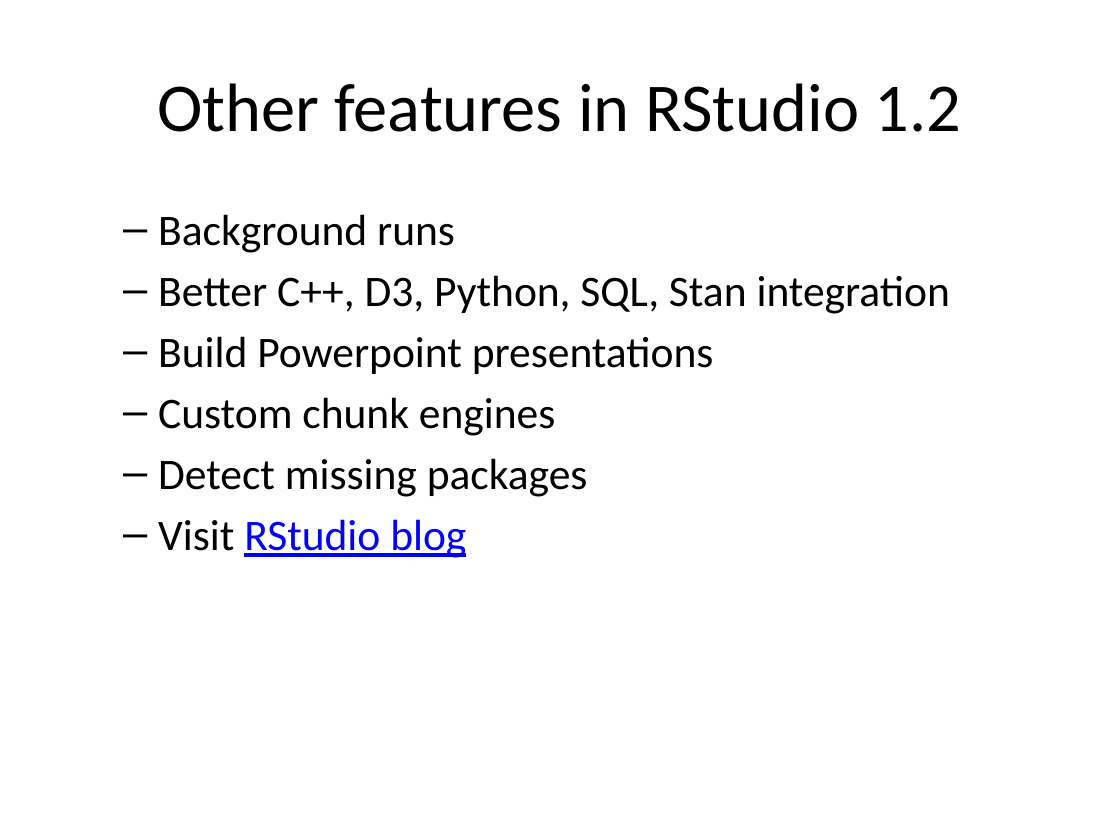
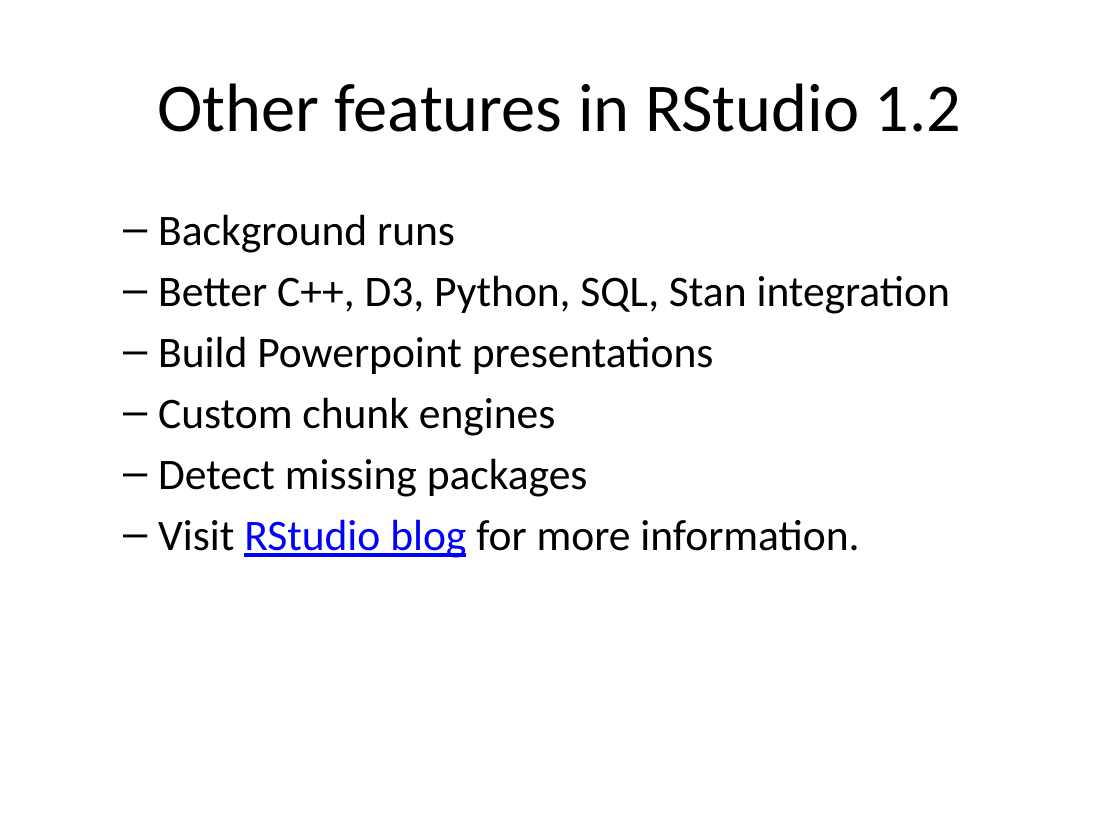
Before and after one commit to pmean/posters-with-pagedown, a slide deck: slide 17 of src/posters.pptx. Drawn at 1120x840 pixels with LibreOffice and Linux fonts; fonts in the diff are those of the drawing. Boxes give left, top, right and bottom in pixels: in the first picture for what was removed or moved away, otherwise in the second. Text is boxed around its words. In the diff, an @@ line names an element or a change of style, - is before the commit and + after.

Commit message:
Updated RStudio link

```diff
--- a/src/posters.pptx
+++ b/src/posters.pptx
@@ text at box(158, 519, 859, 558): text changed; text colour #0000FF to #000000 @@
-  – Visit RStudio blog
+  – Visit RStudio blog for more information.
```
Also in this commit, not shown: 1 other file.
